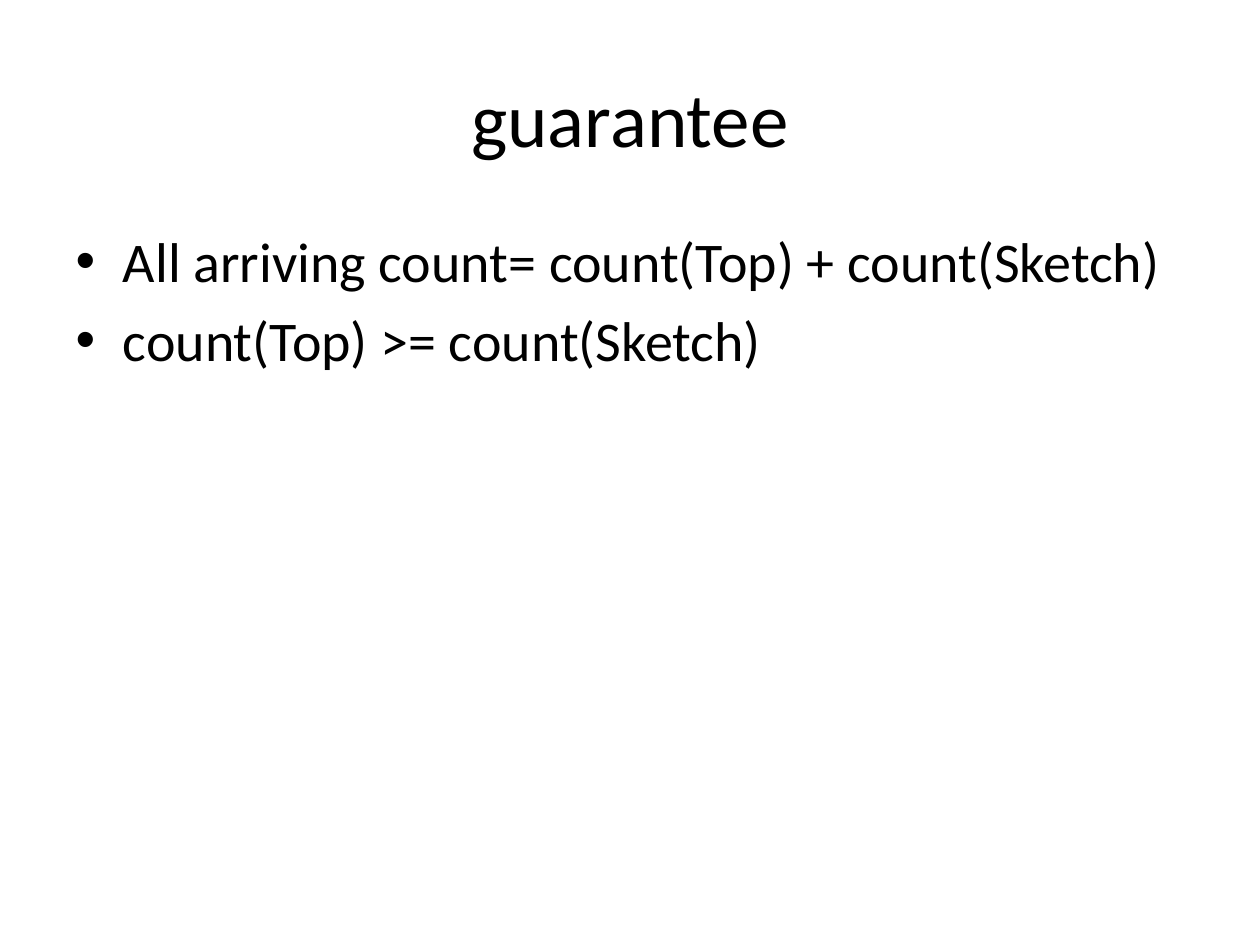
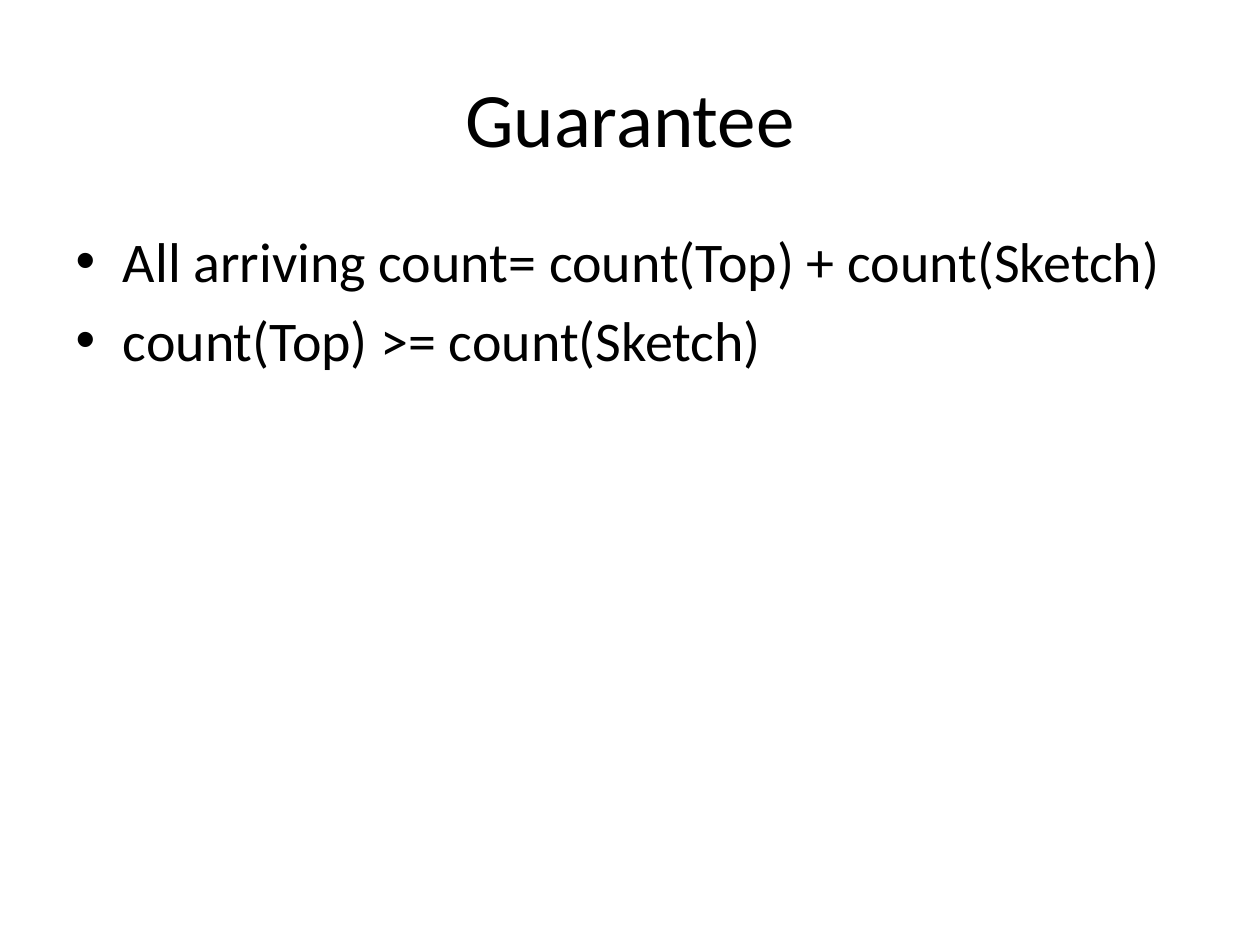
Before and after one commit to peropero1/Python, a slide deck: slide 6 of result/report.pptx. Drawn at 1260x945 pixels with LibreOffice and Linux fonts; fonts in the diff are those of the drawing. Boxes give left, top, right and bottom in pixels: in the first picture for what was removed or moved away, otherwise in the second. Text is boxed around its words. In the diff, an @@ line names an element or a change of style, - is before the commit and + after.

```diff
--- a/result/report.pptx
+++ b/result/report.pptx
@@ title at [465,97,794,148]: text changed @@
-guarantee
+Guarantee
```
Also in this commit, not shown: 2 other slides changed, 1 slide added, 4 slides removed, 13 other files.
